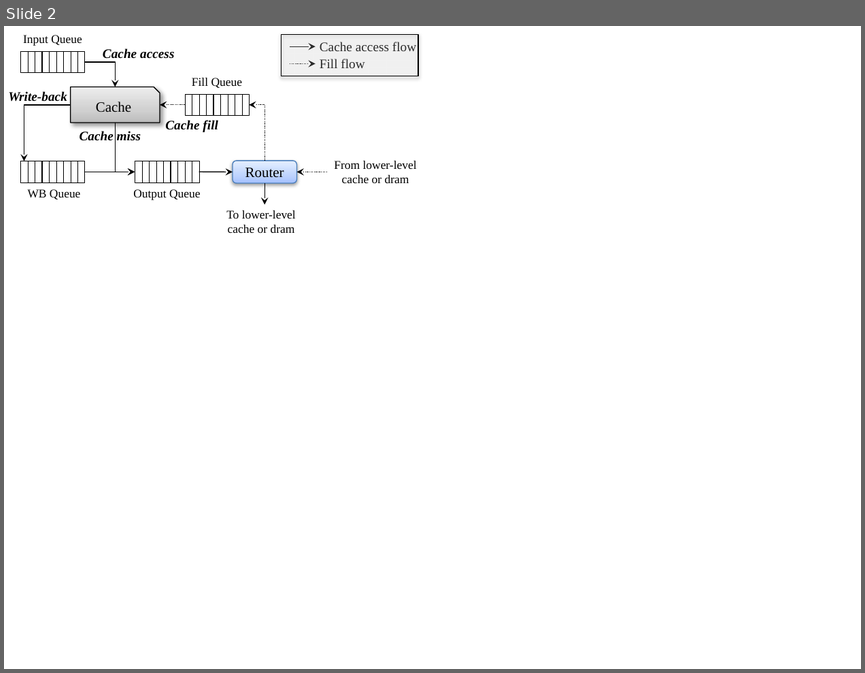
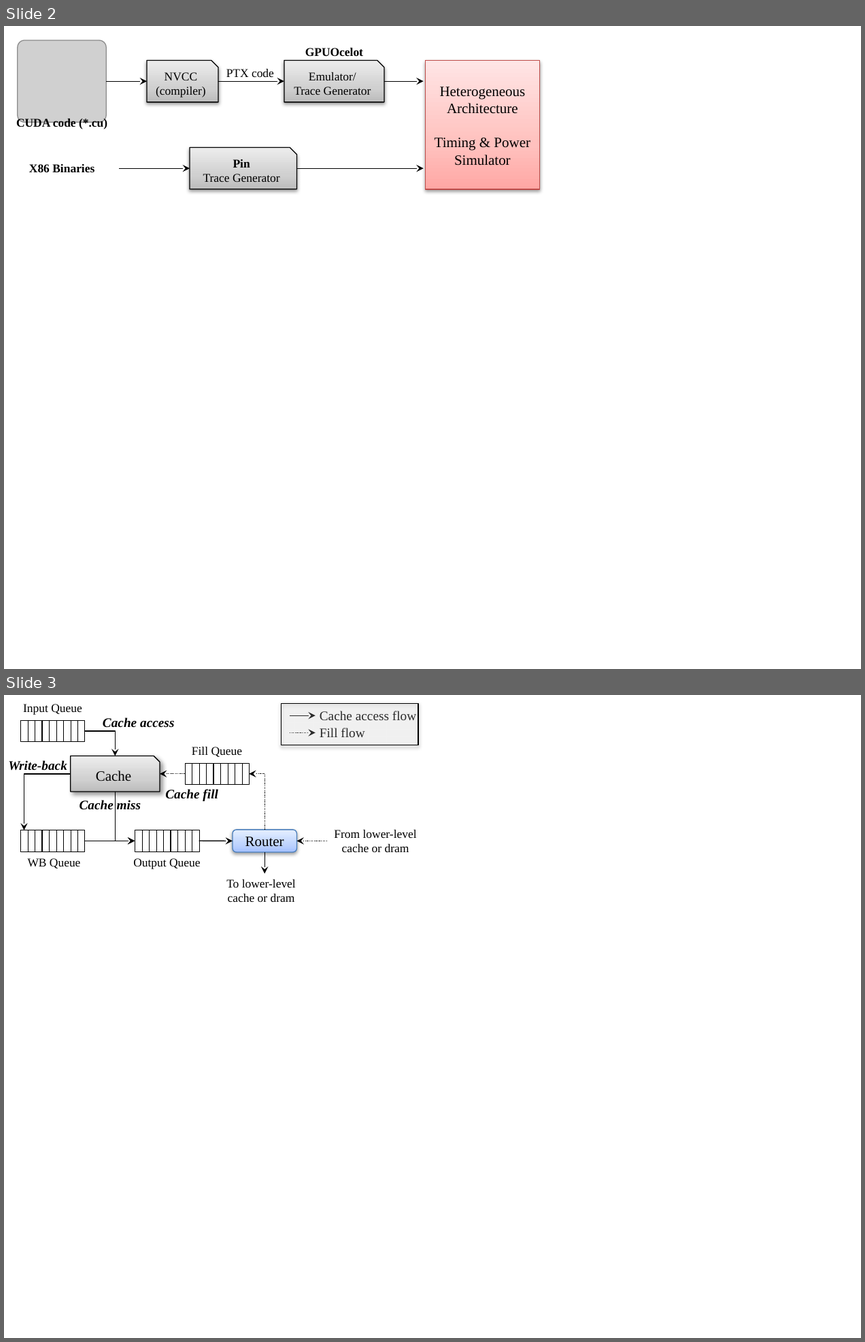
Before and after one commit to gthparch/macsim, a slide deck: doc/latex/figs/fig.pptx. Shown one above the other, each under a label of ours: slide 2 before the commit, slides 2 and 3 after it. The pictures are 865x673 and 865x1342 pixels, drawn with LibreOffice and Linux fonts; fonts in the diff are those of the drawing; grey boxes stand for pictures. Boxes give left, top, right and bottom in pixels: in the first picture for what was removed or moved away, otherwise in the second. Text is boxed around its words. In the diff, an @@ line names an element or a change of style, - is before the commit and + after.

```diff
--- a/doc/latex/figs/fig.pptx
+++ b/doc/latex/figs/fig.pptx
@@ slide 2 added at (4,26,861,669), background #FFFFFF @@
@@ picture added at (18,40,106,123) @@
@@ snip rect added at (147,60,218,102), fill gradient #BDBDBD to #D1D1D1 to #EEEEEE, outline #000000 0.75 pt, 10 pt, text #000000 @@
+NVCC (compiler)
@@ snip rect added at (284,60,384,102), fill gradient #BDBDBD to #D1D1D1 to #EEEEEE, outline #000000 0.75 pt, 10 pt, text #000000 @@
+Emulator/
+Trace Generator
@@ text added at (305,48,363,56), 10 pt, text #000000, bold @@
+GPUOcelot
@@ rectangle added at (426,60,540,189), fill gradient #FFA6A5 to #FFC0BF to #FFE7E7, outline #BF4C48 0.75 pt, 12 pt, text #000000 @@
+Heterogeneous Architecture
+Timing & Power
+Simulator
@@ arrow added from (106, 81) to (147, 81), #000000 0.75 pt @@
@@ arrow added from (218, 81) to (284, 81), #000000 0.75 pt @@
@@ text added at (226,69,274,77), 10 pt, text #000000 @@
+PTX code
@@ arrow added from (384, 81) to (423, 81), #000000 0.75 pt @@
@@ text added at (16,116,107,129), 10 pt, text #000000, bold @@
+CUDA code (*.cu)
@@ snip rect added at (190,148,297,190), fill gradient #BDBDBD to #D1D1D1 to #EEEEEE, outline #000000 0.75 pt, 10 pt, text #000000 @@
+Pin
+Trace Generator
@@ text added at (29,164,94,172), 10 pt, text #000000, bold @@
+X86 Binaries
@@ arrow added from (119, 168) to (190, 168), #000000 0.75 pt @@
@@ arrow added from (297, 168) to (423, 168), #000000 0.75 pt @@
@@ what was slide 2 is now slide 3 @@
```
Also in this commit, not shown: 7 other files.
